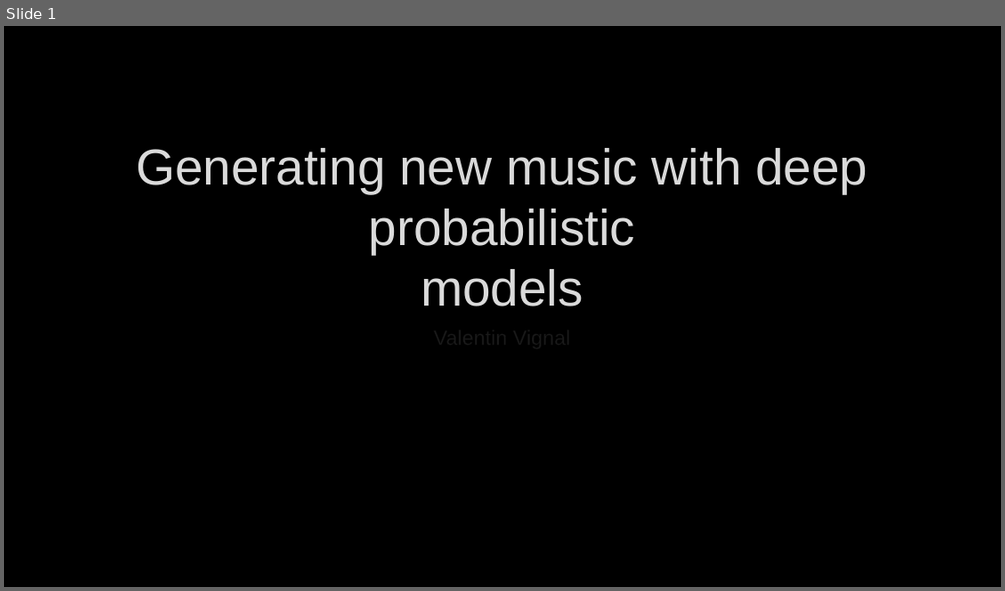
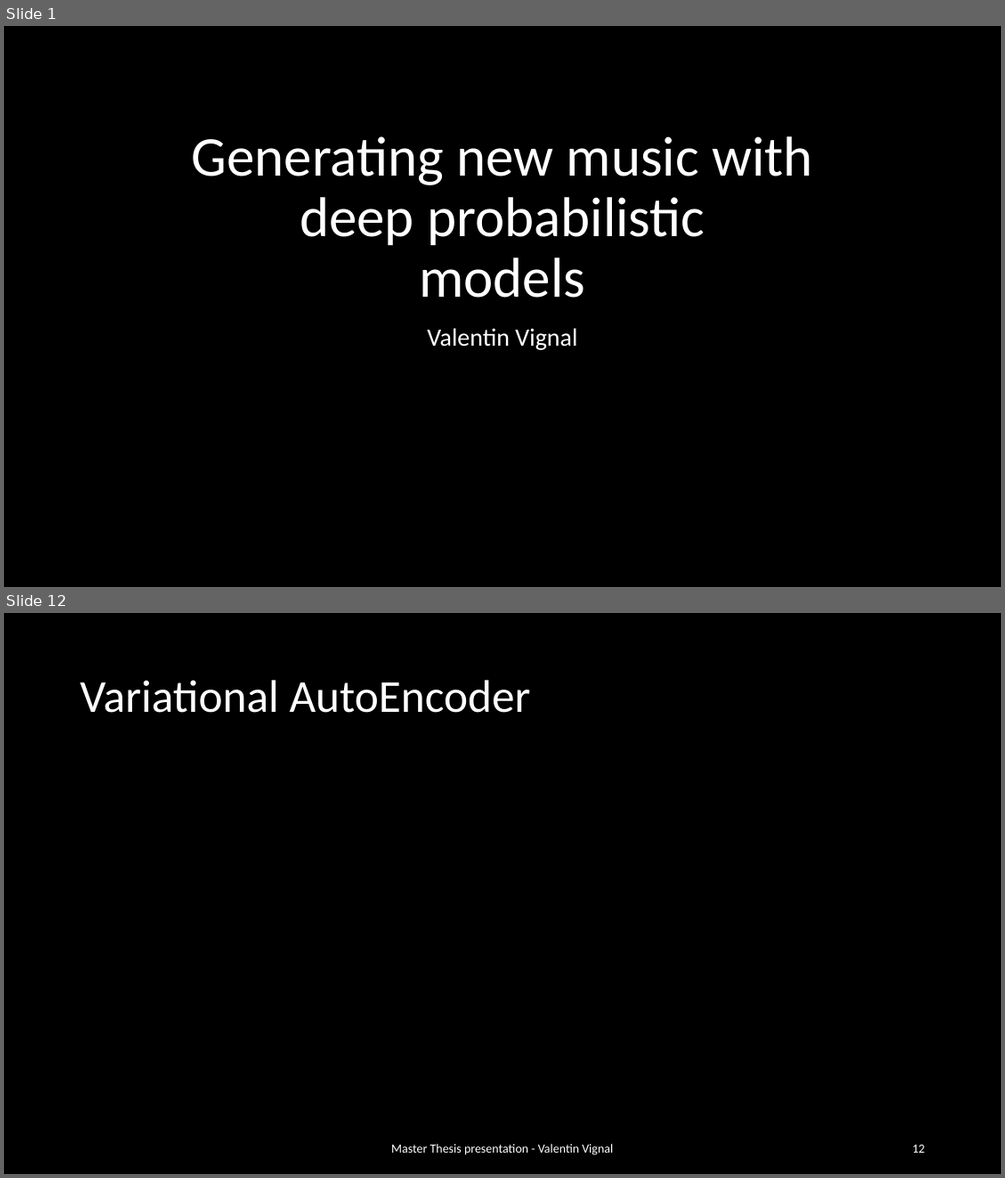
Before and after one commit to ValentinVignal/Dissertation-Report, a slide deck: Presentation/Presentation.pptx. Shown one above the other, each under a label of ours: slide 1 before the commit, slides 1 and 12 after it; the slides between them are not shown. The pictures are 1005x591 and 1005x1178 pixels, drawn with LibreOffice and Linux fonts; fonts in the diff are those of the drawing; background and template pictures are left out. Boxes give left, top, right and bottom in pixels: in the first picture for what was removed or moved away, otherwise in the second. Text is boxed around its words. In the diff, an @@ line names an element or a change of style, - is before the commit and + after.

```diff
--- a/Presentation/Presentation.pptx
+++ b/Presentation/Presentation.pptx
@@ slide 12 added at bbox=[4, 613, 1001, 1174], background #000000 @@
@@ title added at bbox=[80, 680, 531, 713], 44 pt, text #FFFFFF @@
+Variational AutoEncoder
@@ text added at bbox=[391, 1143, 613, 1155], 12 pt, text #FFFFFF @@
+Master Thesis presentation - Valentin Vignal
@@ page number added at bbox=[912, 1144, 924, 1152], 12 pt, text #FFFFFF @@
+12
@@ slide 1 changed as well @@
@@ title "Generating new music with deep ...": place and size @@
-title "Generating new music with deep ..." at bbox=[136, 148, 867, 306]
+title "Generating new music with deep ..." at bbox=[192, 136, 813, 297]
@@ title "Generating new music with deep ..." at bbox=[192, 136, 813, 297]: size 48.6 to 54 pt, font Arial to Calibri, text colour #DADADA to #FFFFFF, letter outline #404040 0.75 pt to none; line spacing 1 to 0.9 @@
@@ subtitle "Valentin Vignal": place and size @@
-subtitle "Valentin Vignal" at bbox=[116, 321, 888, 407]
+subtitle "Valentin Vignal" at bbox=[427, 328, 577, 350]
@@ subtitle "Valentin Vignal" at bbox=[427, 328, 577, 350]: size 20 to 24 pt, font Arial to Calibri, letter outline #404040 0.75 pt to none; line spacing 1 to 0.9 @@
```
Also in this commit, not shown: 29 other slides added, 1 slide removed, 15 other files.
